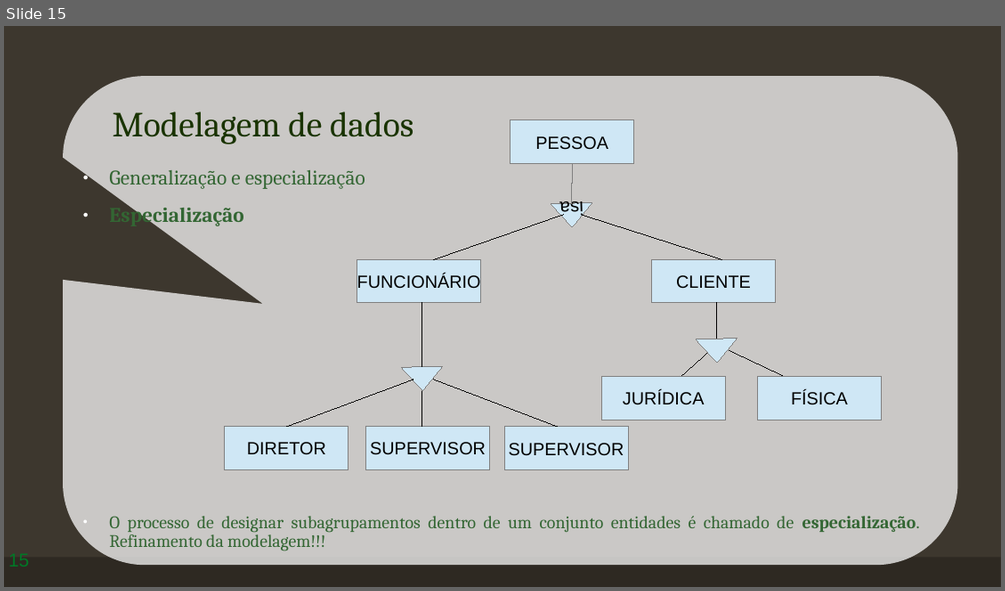
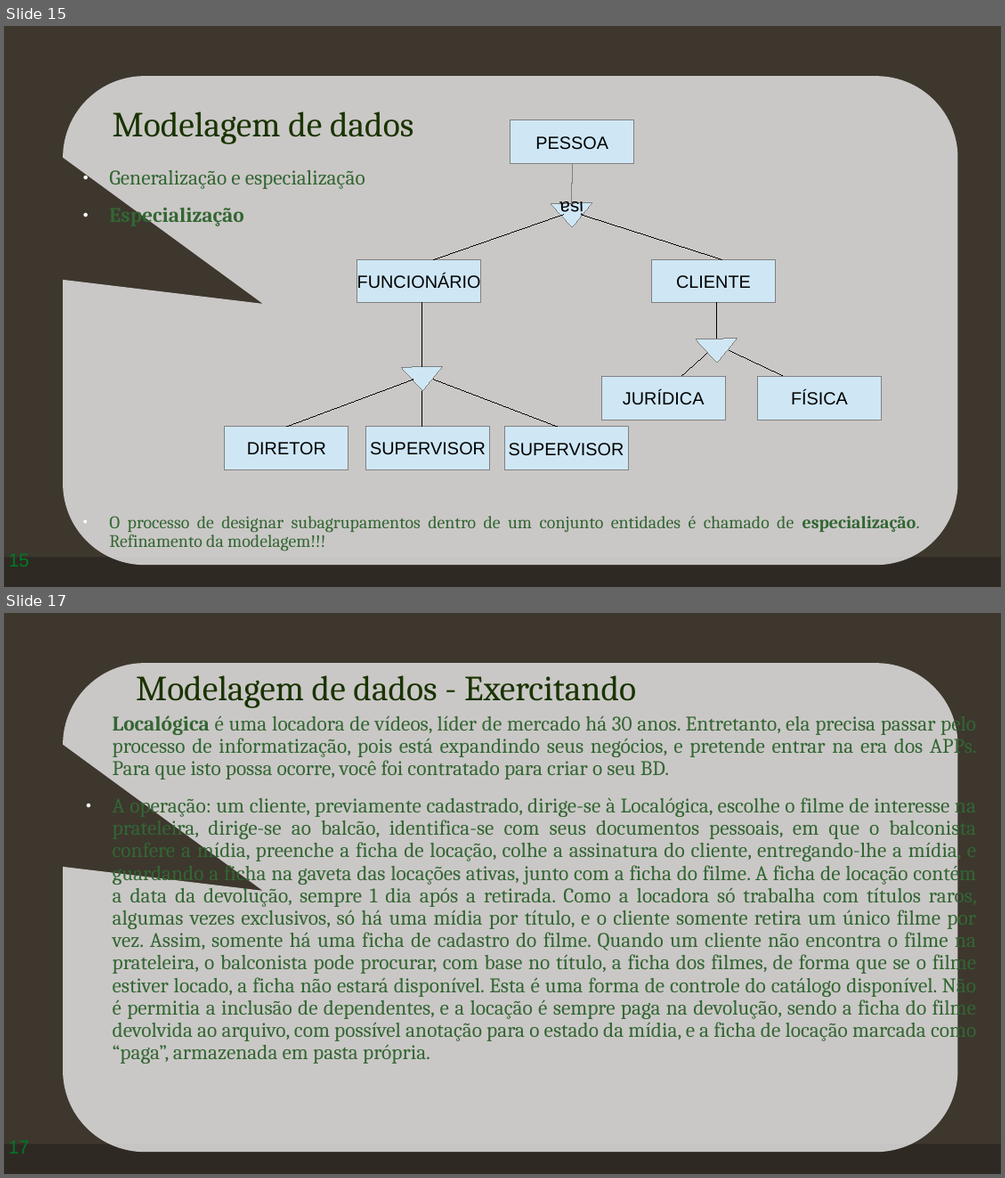
Before and after one commit to profvh/BD1, a slide deck: aulas/Banco de dados - aula 04.odp. Shown one above the other, each under a label of ours: slide 15 before the commit, slides 15 and 17 after it; the slides between them are not shown. The pictures are 1005x591 and 1005x1178 pixels, drawn with LibreOffice and Linux fonts; fonts in the diff are those of the drawing; background and template pictures are left out. Boxes give left, top, right and bottom in pixels: in the first picture for what was removed or moved away, otherwise in the second. Text is boxed around its words. In the diff, an @@ line names an element or a change of style, - is before the commit and + after.

```diff
--- a/aulas/Banco de dados - aula 04.odp
+++ b/aulas/Banco de dados - aula 04.odp
@@ slide 17 added at (x1=4, y1=613, x2=1001, y2=1174), background picture (left out); not listed: 1 template element that a slide beside it also shows @@
@@ rounded speech box added at (x1=63, y1=663, x2=958, y2=1152), fill #FFFFFF at 73% opacity @@
@@ title added at (x1=136, y1=675, x2=636, y2=708), 34 pt, text #193300 @@
+Modelagem de dados - Exercitando
@@ text added at (x1=113, y1=712, x2=977, y2=1063), 20 pt, text #336633 @@
+Localógica é uma locadora de vídeos, líder de mercado há 30 anos. Entretanto, ela precisa passar pelo processo de informatização, pois está expandindo seus negócios, e pretende entrar na era dos APPs. Para que isto possa ocorre, você foi contratado para criar o seu BD.
+● A operação: um cliente, previamente cadastrado, dirige-se à Localógica, escolhe o filme de interesse na prateleira, dirige-se ao balcão, identifica-se com seus documentos pessoais, em que o balconista confere a mídia, preenche a ficha de locação, colhe a assinatura do cliente, entregando-lhe a mídia, e guardando a ficha na gaveta das locações ativas, junto com a ficha do filme. A ficha de locação contém a data da devolução, sempre 1 dia após a retirada. Como a locadora só trabalha com títulos raros, algumas vezes exclusivos, só há uma mídia por título, e o cliente somente retira um único filme por vez. Assim, somente há uma ficha de cadastro do filme. Quando um cliente não encontra o filme na prateleira, o balconista pode procurar, com base no título, a ficha dos filmes, de forma que se o filme estiver locado, a ficha não estará disponível. Esta é uma forma de controle do catálogo disponível. Não é permitia a inclusão de dependentes, e a locação é sempre paga na devolução, sendo a ficha do filme devolvida ao arquivo, com possível anotação para o estado da mídia, e a ficha de locação marcada como “paga”, armazenada em pasta própria.
@@ page number added at (x1=4, y1=1131, x2=101, y2=1167), 18 pt, text #007826 @@
+17
```
Also in this commit, not shown: 6 other slides added.
